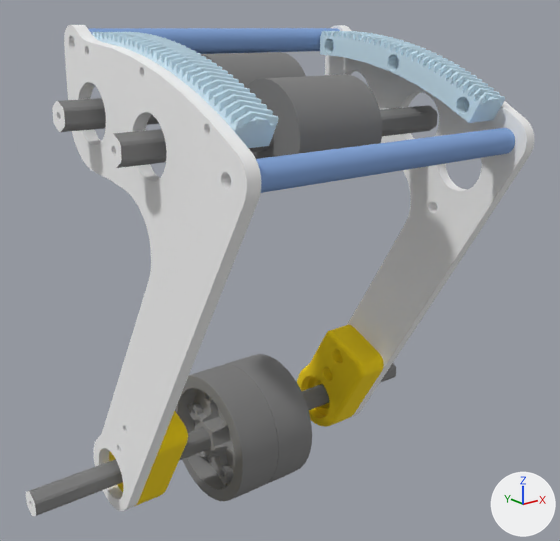
Renders of the glTF model advantagescope/assets/Robot_Bob-2026/model_3.glb from each side of a commit.
Both versions are drawn from a 50 mm lens placed at (-0.244, -0.344, 0.23), pointed at (-0.001, -0.04, 0.108). The lights are fixed; the arrows at lower right show +X, +Y and +Z. The older version comes first.

In view in the first picture: '1/2" Rounded Hex (10.25"L 13.75mm OD)', '1/2" Rounded Hex (7.4375"L 13.75mm OD)_1', '2" Solid Urethane Wheel (45A, 1" Wide, 1/2" Hex Bore)_1', '3" Solid Urethane Wheel (45A, 1" Wide, 1/2" Hex Bore)', 'Part 11', 'Part 9', 'Spur gear (357 teeth)', 'Spur gear (357 teeth).001', 'hood_standoff', 'left_hood_plate', 'right_hood_plate'.
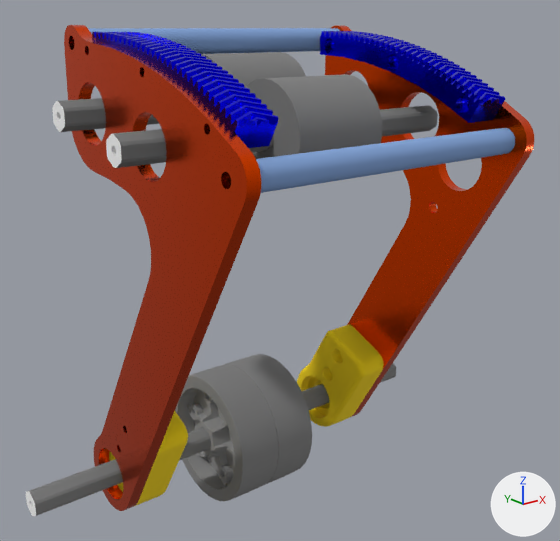
Boxes [x1, y1, x2, y2] around the edits, measured in the pictures (560 x 541 px):
'right_hood_plate', recoloured, surface changed (darker): [64, 25, 261, 511] in both
'left_hood_plate', recoloured, surface changed (white to orange): [325, 25, 534, 417] in both
'hood_standoff', recoloured: [88, 28, 515, 193] in both
'Spur gear (357 teeth)', recoloured (darker): [320, 31, 505, 123] in both
'Spur gear (357 teeth).001', recoloured (darker): [92, 32, 279, 148] in both
'1/2" Rounded Hex (7.4375"L 13.75mm OD)_1', recoloured, surface changed: [60, 98, 438, 168] in both

Patch to the scene script:
```diff
--- a/advantagescope/assets/Robot_Bob-2026/model_3.glb.py
+++ b/advantagescope/assets/Robot_Bob-2026/model_3.glb.py
@@ mat_mat_2 @@
 mat_mat_2 = principled_material('mat_2')
-mat_mat_2.base_color = (0.918, 0.918, 0.918)  # white #f6f6f6
-mat_mat_2.roughness = 1.0
+mat_mat_2.base_color = (1.0, 0.0796, 0.0)  # orange #ff5000
+mat_mat_2.roughness = 0.212
+mat_mat_2.metallic = 1.0
@@ mat_mat_5 @@
 mat_mat_5 = principled_material('mat_5')
-mat_mat_5.base_color = (0.616, 0.812, 0.929)  # blue #cee9f7
+mat_mat_5.base_color = (0.231, 0.38, 0.706)  # blue #84a6db
 mat_mat_5.roughness = 1.0
@@ mat_mat_6 @@
+mat_mat_6 = principled_material('mat_6')
+mat_mat_6.base_color = (0.0, 0.0, 1.0)  # blue #0000ff
+mat_mat_6.metallic = 1.0
+mat_mat_6.roughness = 0.212
@@ me_mesh526_mesh @@
 me_mesh526_mesh.from_pydata(...)  # 240 vertices, 480 faces; spans x -0.079..0.079, y -0.121..0.014, z 0.171..0.229
-me_mesh526_mesh.materials.append(mat_mat_4)  # blue #84a6db
+me_mesh526_mesh.materials.append(mat_mat_5)  # blue #84a6db
@@ me_mesh554_mesh @@
 me_mesh554_mesh.from_pydata(...)  # 2102 vertices, 4212 faces; spans x 0.0603..0.0794, y -0.114..0.0, z 0.1864..0.228
-me_mesh554_mesh.materials.append(mat_mat_5)  # blue #cee9f7
+me_mesh554_mesh.materials.append(mat_mat_6)  # blue #0000ff
@@ me_mesh914_mesh @@
 me_mesh914_mesh.from_pydata(...)  # 2102 vertices, 4212 faces; spans x -0.0794..-0.0603, y -0.114..0.0, z 0.1864..0.228
-me_mesh914_mesh.materials.append(mat_mat_5)  # blue #cee9f7
+me_mesh914_mesh.materials.append(mat_mat_6)  # blue #0000ff
```
